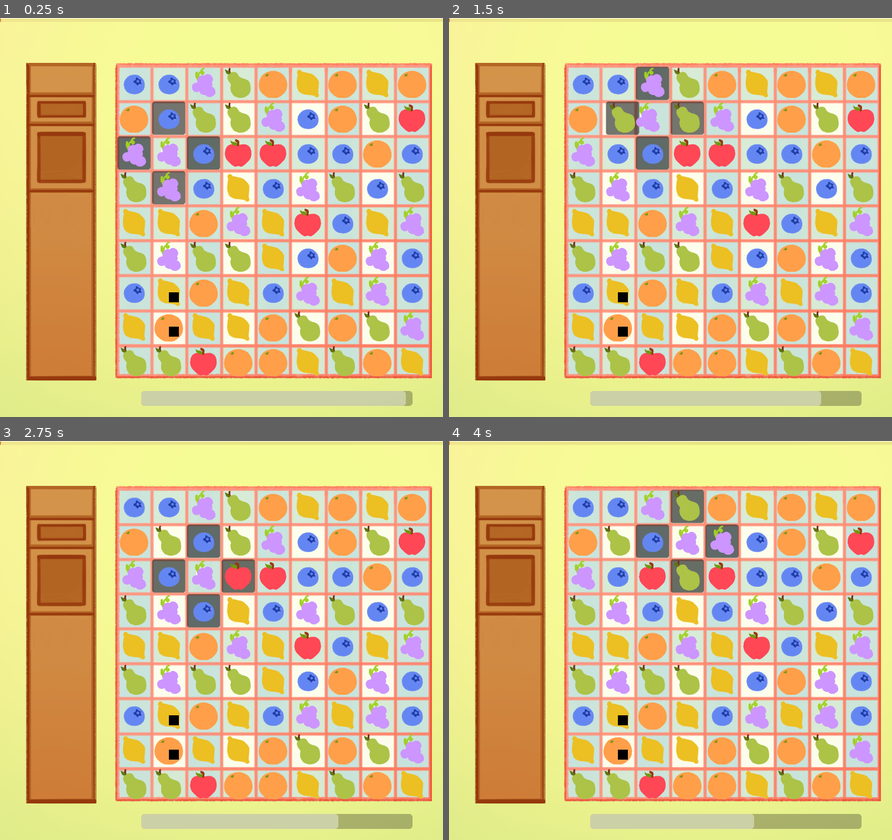
Above: before the commit, frames 1-4 (two rows, left to right).
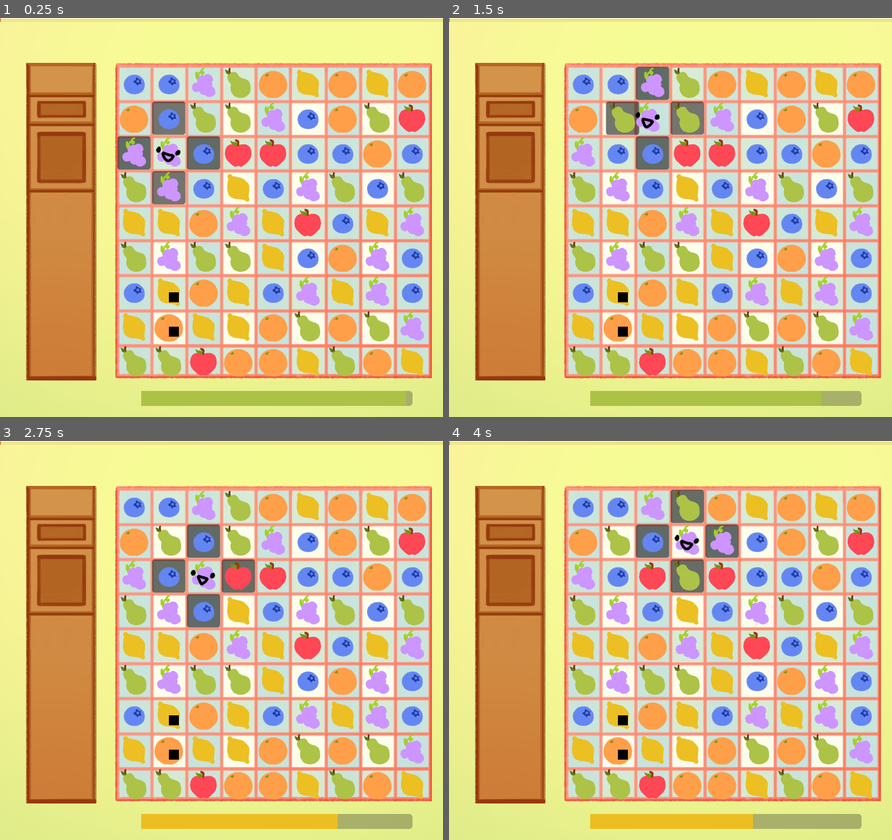
Above: after the commit, the same moments.

Repository: hulien22/gmtk2023
Game: Godot game, scene res://scenes/main.tscn
The game is run twice, just before and just after one commit, with the same random seed, the same clock (stepped at 60 frames per second) and the same inputs. The engine's default icon, where the game draws it, is replaced by a stand-in: a white triangle on a blue panel in a dark square.
Inputs (mouse positions are in pixels of both pictures, inside the frame that each line leads up to):
- Up to frame 1 (0.25 s): no input
- Up to frame 2 (1.5 s): click (617, 117) at 0.52 s; hold Right (player_movement_right) from 1.28 s (still down)
- Up to frame 3 (2.75 s): release Right (player_movement_right) at 2.03 s; hold S (player_movement_down) from 2.03 s (still down)
- Up to frame 4 (4 s): release S (player_movement_down) at 2.78 s; hold Right (player_movement_right) 2.78-3.53 s; hold Up (player_movement_up) from 3.53 s (still down)

The runs differ from the first frame. In frame 1, 2.3% of the frame differs, in the area x 31-92%, y 31-98%; in frame 2, 2.0%; in frame 3, 1.8%; in frame 4, 1.5%.

Commit message:
faces plus bar

Diff:
--- a/scenes/Tile.gd
+++ b/scenes/Tile.gd
@@ -64,9 +64,11 @@
 func set_is_player(enable:bool):
 	is_player = enable
 	if (is_player):
-		$Node/PlayerFace.visible = true
+		$Node/PlayerFaces.visible = true
+		$Node/PlayerFaces.set_animation("Happy")
+		$Node/PlayerFaces.play()
 	else:
-		$Node/PlayerFace.visible = false
+		$Node/PlayerFaces.visible = false
 
 func set_clickable(enable: bool):
 	#print(posn, enable)
--- a/scenes/Tile.tscn
+++ b/scenes/Tile.tscn
@@ -33,6 +33,118 @@
 [ext_resource type="Texture2D" uid="uid://4pbfa0ua5sj6" path="res://art/fruits/pear_vertical.png" id="28_872f0"]
 [ext_resource type="Texture2D" uid="uid://c2f8yhe4oy4vs" path="res://art/fruits/blueberry_vertical.png" id="29_o2sc3"]
 [ext_resource type="Texture2D" uid="uid://lckbate3aay8" path="res://art/fruits/grape_vertical.png" id="30_yx2e8"]
+[ext_resource type="Texture2D" uid="uid://cjlirb3vm5kkb" path="res://art/cold/cold0001.png" id="33_o0v6a"]
+[ext_resource type="Texture2D" uid="uid://bwibhip8cvc3b" path="res://art/cold/cold0002.png" id="34_ogsw4"]
+[ext_resource type="Texture2D" uid="uid://c1hnscaef8gfl" path="res://art/cold/cold0003.png" id="35_mar82"]
+[ext_resource type="Texture2D" uid="uid://usi7e5xu25gs" path="res://art/cold/cold0004.png" id="36_xf5ca"]
+[ext_resource type="Texture2D" uid="uid://coo7u1i3tjc1x" path="res://art/cold/cold0005.png" id="37_dusdi"]
+[ext_resource type="Texture2D" uid="uid://crehmu1eenj0x" path="res://art/cold/cold0006.png" id="38_bwgeo"]
+[ext_resource type="Texture2D" uid="uid://bt2s2u37tvw3x" path="res://art/cold/cold0007.png" id="39_iklli"]
+[ext_resource type="Texture2D" uid="uid://bt805d5ektl1a" path="res://art/cold/cold0008.png" id="40_4aynt"]
+[ext_resource type="Texture2D" uid="uid://cll47s6sjff2w" path="res://art/cold/cold0009.png" id="41_j78uh"]
+[ext_resource type="Texture2D" uid="uid://3cyegx6k1c4c" path="res://art/cold/cold0010.png" id="42_7nndh"]
+[ext_resource type="Texture2D" uid="uid://cothahb273r4d" path="res://art/cold/cold0011.png" id="43_ffteu"]
+[ext_resource type="Texture2D" uid="uid://blfuriu6lh0uu" path="res://art/cold/cold0012.png" id="44_68x1e"]
+[ext_resource type="Texture2D" uid="uid://bvxw2mek6qj0p" path="res://art/cold/cold0013.png" id="45_5tlr4"]
+[ext_resource type="Texture2D" uid="uid://bg1kd85hwofxa" path="res://art/cold/cold0014.png" id="46_rhxx7"]
+[ext_resource type="Texture2D" uid="uid://b1v06ek4i66xn" path="res://art/cold/cold0015.png" id="47_lndbn"]
+[ext_resource type="Texture2D" uid="uid://70uem3qhrudf" path="res://art/cold/cold0016.png" id="48_4rty6"]
+[ext_resource type="Texture2D" uid="uid://b3o07agp7m1at" path="res://art/cold/cold0017.png" id="49_kvjge"]
+[ext_resource type="Texture2D" uid="uid://fnmw8ura3uxb" path="res://art/cold/cold0018.png" id="50_rjwg6"]
+[ext_resource type="Texture2D" uid="uid://ckopo6g5kgplb" path="res://art/dead/dead0040.png" id="51_1eqh0"]
+[ext_resource type="Texture2D" uid="uid://beqadq84gvxhg" path="res://art/dead/dead0041.png" id="52_2joy1"]
+[ext_resource type="Texture2D" uid="uid://cymy5mh2jmekk" path="res://art/dead/dead0042.png" id="53_5qlal"]
+[ext_resource type="Texture2D" uid="uid://cdfaxnx4tqq0g" path="res://art/dead/dead0043.png" id="54_visw7"]
+[ext_resource type="Texture2D" uid="uid://deg5jfwhqnxab" path="res://art/dead/dead0044.png" id="55_xyog5"]
+[ext_resource type="Texture2D" uid="uid://b0qg6ob5d4hdw" path="res://art/dead/dead0045.png" id="56_gm3fv"]
+[ext_resource type="Texture2D" uid="uid://ch23lhnatpgw" path="res://art/dead/dead0046.png" id="57_ipfyn"]
+[ext_resource type="Texture2D" uid="uid://biwr0aj1jqf1" path="res://art/dead/dead0047.png" id="58_c8v3r"]
+[ext_resource type="Texture2D" uid="uid://dvv2j3ie2p8x6" path="res://art/dead/dead0048.png" id="59_vumkw"]
+[ext_resource type="Texture2D" uid="uid://b00hl8cy3krmv" path="res://art/dead/dead0049.png" id="60_6tx4c"]
+[ext_resource type="Texture2D" uid="uid://8m4tllo1t8cw" path="res://art/dead/dead0050.png" id="61_m4ma2"]
+[ext_resource type="Texture2D" uid="uid://dhe3yegb2aya8" path="res://art/dead/dead0001.png" id="62_1qw4f"]
+[ext_resource type="Texture2D" uid="uid://c1835h0ovqrak" path="res://art/dead/dead0002.png" id="63_a3fo6"]
+[ext_resource type="Texture2D" uid="uid://5qukoqy6v6j4" path="res://art/dead/dead0003.png" id="64_43xdu"]
+[ext_resource type="Texture2D" uid="uid://cxfcod5k0oxqx" path="res://art/dead/dead0004.png" id="65_64l85"]
+[ext_resource type="Texture2D" uid="uid://dueqctbfg00nt" path="res://art/dead/dead0005.png" id="66_havyo"]
+[ext_resource type="Texture2D" uid="uid://qcw3fe5kkstg" path="res://art/dead/dead0006.png" id="67_40vqy"]
+[ext_resource type="Texture2D" uid="uid://bqnulhduspgll" path="res://art/dead/dead0007.png" id="68_f7xjs"]
+[ext_resource type="Texture2D" uid="uid://da0qdvy5605p0" path="res://art/dead/dead0008.png" id="69_fjbnp"]
+[ext_resource type="Texture2D" uid="uid://c4lbhqe7lxvnk" path="res://art/dead/dead0009.png" id="70_f1w83"]
+[ext_resource type="Texture2D" uid="uid://bwrg7ulbk77fw" path="res://art/dead/dead0010.png" id="71_wlaci"]
+[ext_resource type="Texture2D" uid="uid://f8qq8tufixjo" path="res://art/dead/dead0011.png" id="72_5s6bb"]
+[ext_resource type="Texture2D" uid="uid://ciwemibv0jg8m" path="res://art/dead/dead0012.png" id="73_yi4gi"]
+[ext_resource type="Texture2D" uid="uid://dod8rm37k4t7m" path="res://art/dead/dead0013.png" id="74_f6ow1"]
+[ext_resource type="Texture2D" uid="uid://oj8p3bkt1gs6" path="res://art/dead/dead0014.png" id="75_lelul"]
+[ext_resource type="Texture2D" uid="uid://b8n3uvpyo4e5s" path="res://art/dead/dead0015.png" id="76_1yk7o"]
+[ext_resource type="Texture2D" uid="uid://dmocfw4yr56pe" path="res://art/dead/dead0016.png" id="77_5yasu"]
+[ext_resource type="Texture2D" uid="uid://cf4vt4y4mmhne" path="res://art/dead/dead0017.png" id="78_3vqa4"]
+[ext_resource type="Texture2D" uid="uid://1y73lhkdwb88" path="res://art/dead/dead0018.png" id="79_vbeqa"]
+[ext_resource type="Texture2D" uid="uid://biwogrumcu2jn" path="res://art/dead/dead0019.png" id="80_j2jsc"]
+[ext_resource type="Texture2D" uid="uid://ctnsa12mukn4s" path="res://art/dead/dead0020.png" id="81_d6sd0"]
+[ext_resource type="Texture2D" uid="uid://bfv280nyubmc6" path="res://art/dead/dead0021.png" id="82_lcj1f"]
+[ext_resource type="Texture2D" uid="uid://u7vh0v07ern8" path="res://art/dead/dead0022.png" id="83_iygwj"]
+[ext_resource type="Texture2D" uid="uid://by8t5os62gvds" path="res://art/dead/dead0023.png" id="84_cyccw"]
+[ext_resource type="Texture2D" uid="uid://br3imnvwfb27x" path="res://art/dead/dead0024.png" id="85_4vn50"]
+[ext_resource type="Texture2D" uid="uid://dgolhwsb66xhn" path="res://art/dead/dead0025.png" id="86_gu0v5"]
+[ext_resource type="Texture2D" uid="uid://ly6d8lrdwac1" path="res://art/dead/dead0026.png" id="87_cmr8f"]
+[ext_resource type="Texture2D" uid="uid://cddk7uj0x1kq7" path="res://art/dead/dead0027.png" id="88_10u7o"]
+[ext_resource type="Texture2D" uid="uid://c56e538aen0ot" path="res://art/dead/dead0028.png" id="89_1xtpj"]
+[ext_resource type="Texture2D" uid="uid://cx7ji0h0g1v83" path="res://art/dead/dead0029.png" id="90_2r1ps"]
+[ext_resource type="Texture2D" uid="uid://blwb7pf8lymcf" path="res://art/dead/dead0030.png" id="91_2fh0a"]
+[ext_resource type="Texture2D" uid="uid://d0fykgm5blc2r" path="res://art/dead/dead0031.png" id="92_3uo06"]
+[ext_resource type="Texture2D" uid="uid://bgade5cra2qjd" path="res://art/dead/dead0032.png" id="93_8lnmn"]
+[ext_resource type="Texture2D" uid="uid://dryioiwj7oivi" path="res://art/dead/dead0033.png" id="94_m3cls"]
+[ext_resource type="Texture2D" uid="uid://cuf5gfwj06vl5" path="res://art/dead/dead0034.png" id="95_74cso"]
+[ext_resource type="Texture2D" uid="uid://c6qkiixdwdsa1" path="res://art/dead/dead0035.png" id="96_a27oa"]
+[ext_resource type="Texture2D" uid="uid://buygbjoiyv8nu" path="res://art/dead/dead0036.png" id="97_tijed"]
+[ext_resource type="Texture2D" uid="uid://co03tyacu1xh4" path="res://art/dead/dead0037.png" id="98_rkgcb"]
+[ext_resource type="Texture2D" uid="uid://84r2cv1nwy4e" path="res://art/dead/dead0038.png" id="99_w7ot3"]
+[ext_resource type="Texture2D" uid="uid://bvj7286r4q3ti" path="res://art/dead/dead0039.png" id="100_v4v1s"]
+[ext_resource type="Texture2D" uid="uid://cmmjwgulgabpk" path="res://art/eyebrows/eyebrows0001.png" id="101_3dned"]
+[ext_resource type="Texture2D" uid="uid://c2abxdqx5q347" path="res://art/eyebrows/eyebrows0002.png" id="102_3ehdm"]
+[ext_resource type="Texture2D" uid="uid://byh845i5cwceb" path="res://art/eyebrows/eyebrows0003.png" id="103_orqtp"]
+[ext_resource type="Texture2D" uid="uid://junnnes42n01" path="res://art/eyebrows/eyebrows0004.png" id="104_m62qh"]
+[ext_resource type="Texture2D" uid="uid://bgoxvitpik76j" path="res://art/eyebrows/eyebrows0005.png" id="105_da8lb"]
+[ext_resource type="Texture2D" uid="uid://bq51avxdvxegu" path="res://art/eyebrows/eyebrows0006.png" id="106_qf8uk"]
+[ext_resource type="Texture2D" uid="uid://naiwafx71a6t" path="res://art/eyebrows/eyebrows0007.png" id="107_st1jb"]
+[ext_resource type="Texture2D" uid="uid://di6oi586jy7p4" path="res://art/eyebrows/eyebrows0008.png" id="108_d0eg6"]
+[ext_resource type="Texture2D" uid="uid://bkqwwww1si2u1" path="res://art/eyebrows/eyebrows0009.png" id="109_jllot"]
+[ext_resource type="Texture2D" uid="uid://bcqhtdpur5pcr" path="res://art/eyebrows/eyebrows0010.png" id="110_5tn41"]
+[ext_resource type="Texture2D" uid="uid://ckuhrlht14xum" path="res://art/eyebrows/eyebrows0011.png" id="111_ma738"]
+[ext_resource type="Texture2D" uid="uid://0blrvhhv2wyb" path="res://art/eyebrows/eyebrows0012.png" id="112_00yjy"]
+[ext_resource type="Texture2D" uid="uid://bn5lfr5dvhlnv" path="res://art/eyebrows/eyebrows0013.png" id="113_dnohv"]
+[ext_resource type="Texture2D" uid="uid://dpsii66ldimev" path="res://art/eyebrows/eyebrows0014.png" id="114_poqfg"]
+[ext_resource type="Texture2D" uid="uid://bryr5c0vgeqm1" path="res://art/eyebrows/eyebrows0015.png" id="115_eu77h"]
+[ext_resource type="Texture2D" uid="uid://cehhqwplwa446" path="res://art/eyebrows/eyebrows0016.png" id="116_vsbcc"]
+[ext_resource type="Texture2D" uid="uid://8kfeplvnwk65" path="res://art/fear/panic0001.png" id="117_42krk"]
+[ext_resource type="Texture2D" uid="uid://cfc31ke48hmfc" path="res://art/fear/panic0002.png" id="118_gb8yg"]
+[ext_resource type="Texture2D" uid="uid://6f55a3tn4xtq" path="res://art/fear/panic0003.png" id="119_bm82c"]
+[ext_resource type="Texture2D" uid="uid://btvuqbvkfi36p" path="res://art/fear/panic0004.png" id="120_ecoyt"]
+[ext_resource type="Texture2D" uid="uid://dn1pvvit3qq50" path="res://art/fear/panic0005.png" id="121_864iq"]
+[ext_resource type="Texture2D" uid="uid://ddhwguknhaah6" path="res://art/fear/panic0006.png" id="122_80c6u"]
+[ext_resource type="Texture2D" uid="uid://dho8ouwbww4dt" path="res://art/fear/panic0007.png" id="123_pj7l2"]
+[ext_resource type="Texture2D" uid="uid://c2fxeykwivkvb" path="res://art/fear/panic0008.png" id="124_m2nun"]
+[ext_resource type="Texture2D" uid="uid://b76q4gpud243a" path="res://art/fear/panic0009.png" id="125_mhamd"]
+[ext_resource type="Texture2D" uid="uid://78ek0eerj6s8" path="res://art/fear/panic0010.png" id="126_lxadw"]
+[ext_resource type="Texture2D" uid="uid://cxhxfli5iqy3j" path="res://art/fear/panic0011.png" id="127_wsm5a"]
+[ext_resource type="Texture2D" uid="uid://dng2b3lvgkrh1" path="res://art/fear/panic0012.png" id="128_ctlgv"]
+[ext_resource type="Texture2D" uid="uid://c0oloiwusev5g" path="res://art/happy/happy0001.png" id="129_qhv0f"]
+[ext_resource type="Texture2D" uid="uid://w34nwrrx0fmq" path="res://art/happy/happy0002.png" id="130_kk5bm"]
+[ext_resource type="Texture2D" uid="uid://b421vpb0vtpqs" path="res://art/happy/happy0003.png" id="131_htabm"]
+[ext_resource type="Texture2D" uid="uid://dqrltc5ljw0i4" path="res://art/happy/happy0004.png" id="132_v4isi"]
+[ext_resource type="Texture2D" uid="uid://daagdu3h0jx1m" path="res://art/happy/happy0005.png" id="133_u3a3f"]
+[ext_resource type="Texture2D" uid="uid://c5c7w4n8k2kbn" path="res://art/happy/happy0006.png" id="134_kdft7"]
+[ext_resource type="Texture2D" uid="uid://cd3jsu2cbiokx" path="res://art/happy/happy0007.png" id="135_8yqs3"]
+[ext_resource type="Texture2D" uid="uid://d0qgox36hpf8c" path="res://art/happy/happy0008.png" id="136_gqbs7"]
+[ext_resource type="Texture2D" uid="uid://doo18rtypxmm2" path="res://art/happy/happy0009.png" id="137_c84fx"]
+[ext_resource type="Texture2D" uid="uid://b1kwgj3c8g2tv" path="res://art/happy/happy0010.png" id="138_vo0cf"]
+[ext_resource type="Texture2D" uid="uid://81nhxns22jjx" path="res://art/happy/happy0011.png" id="139_5f3bp"]
+[ext_resource type="Texture2D" uid="uid://bmkucomdib72x" path="res://art/happy/happy0012.png" id="140_lmgxm"]
+[ext_resource type="Texture2D" uid="uid://b7qv1y5d134rr" path="res://art/happy/happy0013.png" id="141_j85c6"]
+[ext_resource type="Texture2D" uid="uid://cpbt1xqtf6eqw" path="res://art/happy/happy0014.png" id="142_t226h"]
+[ext_resource type="Texture2D" uid="uid://di380ksxab1pk" path="res://art/happy/happy0015.png" id="143_ai5t5"]
+[ext_resource type="Texture2D" uid="uid://cf0jirvcme0g8" path="res://art/happy/happy0016.png" id="144_duy8a"]
 
 [sub_resource type="SpriteFrames" id="SpriteFrames_in7oa"]
 animations = [{
@@ -150,6 +262,408 @@
 "loop": true,
 "name": &"VerticalBomb",
 "speed": 5.0
+}]
+
+[sub_resource type="SpriteFrames" id="SpriteFrames_k0evb"]
+animations = [{
+"frames": [{
+"duration": 1.0,
+"texture": ExtResource("33_o0v6a")
+}, {
+"duration": 1.0,
+"texture": ExtResource("34_ogsw4")
+}, {
+"duration": 1.0,
+"texture": ExtResource("35_mar82")
+}, {
+"duration": 1.0,
+"texture": ExtResource("36_xf5ca")
+}, {
+"duration": 1.0,
+"texture": ExtResource("37_dusdi")
+}, {
+"duration": 1.0,
+"texture": ExtResource("38_bwgeo")
+}, {
+"duration": 1.0,
+"texture": ExtResource("39_iklli")
+}, {
+"duration": 1.0,
+"texture": ExtResource("40_4aynt")
+}, {
+"duration": 1.0,
+"texture": ExtResource("41_j78uh")
+}, {
+"duration": 1.0,
+"texture": ExtResource("42_7nndh")
+}, {
+"duration": 1.0,
+"texture": ExtResource("43_ffteu")
+}, {
+"duration": 1.0,
+"texture": ExtResource("44_68x1e")
+}, {
+"duration": 1.0,
+"texture": ExtResource("45_5tlr4")
+}, {
+"duration": 1.0,
+"texture": ExtResource("46_rhxx7")
+}, {
+"duration": 1.0,
+"texture": ExtResource("47_lndbn")
+}, {
+"duration": 1.0,
+"texture": ExtResource("48_4rty6")
+}, {
+"duration": 1.0,
+"texture": ExtResource("49_kvjge")
+}, {
+"duration": 1.0,
+"texture": ExtResource("50_rjwg6")
+}],
+"loop": true,
+"name": &"Cold",
+"speed": 30.0
+}, {
+"frames": [{
+"duration": 1.0,
+"texture": ExtResource("51_1eqh0")
+}, {
+"duration": 1.0,
+"texture": ExtResource("52_2joy1")
+}, {
+"duration": 1.0,
+"texture": ExtResource("53_5qlal")
+}, {
+"duration": 1.0,
+"texture": ExtResource("54_visw7")
+}, {
+"duration": 1.0,
+"texture": ExtResource("55_xyog5")
+}, {
+"duration": 1.0,
+"texture": ExtResource("56_gm3fv")
+}, {
+"duration": 1.0,
+"texture": ExtResource("57_ipfyn")
+}, {
+"duration": 1.0,
+"texture": ExtResource("58_c8v3r")
+}, {
+"duration": 1.0,
+"texture": ExtResource("59_vumkw")
+}, {
+"duration": 1.0,
+"texture": ExtResource("60_6tx4c")
+}, {
+"duration": 1.0,
+"texture": ExtResource("61_m4ma2")
+}],
+"loop": true,
+"name": &"Dead",
+"speed": 30.0
+}, {
+"frames": [{
+"duration": 1.0,
+"texture": ExtResource("62_1qw4f")
+}, {
+"duration": 1.0,
+"texture": ExtResource("63_a3fo6")
+}, {
+"duration": 1.0,
+"texture": ExtResource("64_43xdu")
+}, {
+"duration": 1.0,
+"texture": ExtResource("65_64l85")
+}, {
+"duration": 1.0,
+"texture": ExtResource("66_havyo")
+}, {
+"duration": 1.0,
+"texture": ExtResource("67_40vqy")
+}, {
+"duration": 1.0,
+"texture": ExtResource("68_f7xjs")
+}, {
+"duration": 1.0,
+"texture": ExtResource("69_fjbnp")
+}, {
+"duration": 1.0,
+"texture": ExtResource("70_f1w83")
+}, {
+"duration": 1.0,
+"texture": ExtResource("71_wlaci")
+}, {
+"duration": 1.0,
+"texture": ExtResource("72_5s6bb")
+}, {
+"duration": 1.0,
+"texture": ExtResource("73_yi4gi")
+}, {
+"duration": 1.0,
+"texture": ExtResource("74_f6ow1")
+}, {
+"duration": 1.0,
+"texture": ExtResource("75_lelul")
+}, {
+"duration": 1.0,
+"texture": ExtResource("76_1yk7o")
+}, {
+"duration": 1.0,
+"texture": ExtResource("77_5yasu")
+}, {
+"duration": 1.0,
+"texture": ExtResource("78_3vqa4")
+}, {
+"duration": 1.0,
+"texture": ExtResource("79_vbeqa")
+}, {
+"duration": 1.0,
+"texture": ExtResource("80_j2jsc")
+}, {
+"duration": 1.0,
+"texture": ExtResource("81_d6sd0")
+}, {
+"duration": 1.0,
+"texture": ExtResource("82_lcj1f")
+}, {
+"duration": 1.0,
+"texture": ExtResource("83_iygwj")
+}, {
+"duration": 1.0,
+"texture": ExtResource("84_cyccw")
+}, {
+"duration": 1.0,
+"texture": ExtResource("85_4vn50")
+}, {
+"duration": 1.0,
+"texture": ExtResource("86_gu0v5")
+}, {
+"duration": 1.0,
+"texture": ExtResource("87_cmr8f")
+}, {
+"duration": 1.0,
+"texture": ExtResource("88_10u7o")
+}, {
+"duration": 1.0,
+"texture": ExtResource("89_1xtpj")
+}, {
+"duration": 1.0,
+"texture": ExtResource("90_2r1ps")
+}, {
+"duration": 1.0,
+"texture": ExtResource("91_2fh0a")
+}, {
+"duration": 1.0,
+"texture": ExtResource("92_3uo06")
+}, {
+"duration": 1.0,
+"texture": ExtResource("93_8lnmn")
+}, {
+"duration": 1.0,
+"texture": ExtResource("94_m3cls")
+}, {
+"duration": 1.0,
+"texture": ExtResource("95_74cso")
+}, {
+"duration": 1.0,
+"texture": ExtResource("96_a27oa")
+}, {
+"duration": 1.0,
+"texture": ExtResource("97_tijed")
+}, {
+"duration": 1.0,
+"texture": ExtResource("98_rkgcb")
+}, {
+"duration": 1.0,
+"texture": ExtResource("99_w7ot3")
+}, {
+"duration": 1.0,
+"texture": ExtResource("100_v4v1s")
+}, {
+"duration": 1.0,
+"texture": ExtResource("51_1eqh0")
+}, {
+"duration": 1.0,
+"texture": ExtResource("52_2joy1")
+}, {
+"duration": 1.0,
+"texture": ExtResource("53_5qlal")
+}, {
+"duration": 1.0,
+"texture": ExtResource("54_visw7")
+}, {
+"duration": 1.0,
+"texture": ExtResource("55_xyog5")
+}, {
+"duration": 1.0,
+"texture": ExtResource("56_gm3fv")
+}, {
+"duration": 1.0,
+"texture": ExtResource("57_ipfyn")
+}, {
+"duration": 1.0,
+"texture": ExtResource("58_c8v3r")
+}, {
+"duration": 1.0,
+"texture": ExtResource("59_vumkw")
+}, {
+"duration": 1.0,
+"texture": ExtResource("60_6tx4c")
+}, {
+"duration": 1.0,
+"texture": ExtResource("61_m4ma2")
+}],
+"loop": true,
+"name": &"Dieing",
+"speed": 30.0
+}, {
+"frames": [{
+"duration": 1.0,
+"texture": ExtResource("101_3dned")
+}, {
+"duration": 1.0,
+"texture": ExtResource("102_3ehdm")
+}, {
+"duration": 1.0,
+"texture": ExtResource("103_orqtp")
+}, {
+"duration": 1.0,
+"texture": ExtResource("104_m62qh")
+}, {
+"duration": 1.0,
+"texture": ExtResource("105_da8lb")
+}, {
+"duration": 1.0,
+"texture": ExtResource("106_qf8uk")
+}, {
+"duration": 1.0,
+"texture": ExtResource("107_st1jb")
+}, {
+"duration": 1.0,
+"texture": ExtResource("108_d0eg6")
+}, {
+"duration": 1.0,
+"texture": ExtResource("109_jllot")
+}, {
+"duration": 1.0,
+"texture": ExtResource("110_5tn41")
+}, {
+"duration": 1.0,
+"texture": ExtResource("111_ma738")
+}, {
+"duration": 1.0,
+"texture": ExtResource("112_00yjy")
+}, {
+"duration": 1.0,
+"texture": ExtResource("113_dnohv")
+}, {
+"duration": 1.0,
+"texture": ExtResource("114_poqfg")
+}, {
+"duration": 1.0,
+"texture": ExtResource("115_eu77h")
+}, {
+"duration": 1.0,
+"texture": ExtResource("116_vsbcc")
+}],
+"loop": true,
+"name": &"Eyebrows",
+"speed": 30.0
+}, {
+"frames": [{
+"duration": 1.0,
+"texture": ExtResource("117_42krk")
+}, {
+"duration": 1.0,
+"texture": ExtResource("118_gb8yg")
+}, {
+"duration": 1.0,
+"texture": ExtResource("119_bm82c")
+}, {
+"duration": 1.0,
+"texture": ExtResource("120_ecoyt")
+}, {
+"duration": 1.0,
+"texture": ExtResource("121_864iq")
+}, {
+"duration": 1.0,
+"texture": ExtResource("122_80c6u")
+}, {
+"duration": 1.0,
+"texture": ExtResource("123_pj7l2")
+}, {
+"duration": 1.0,
+"texture": ExtResource("124_m2nun")
+}, {
+"duration": 1.0,
+"texture": ExtResource("125_mhamd")
+}, {
+"duration": 1.0,
+"texture": ExtResource("126_lxadw")
+}, {
+"duration": 1.0,
+"texture": ExtResource("127_wsm5a")
+}, {
+"duration": 1.0,
+"texture": ExtResource("128_ctlgv")
+}],
+"loop": true,
+"name": &"Fear",
+"speed": 30.0
+}, {
+"frames": [{
+"duration": 1.0,
+"texture": ExtResource("129_qhv0f")
+}, {
+"duration": 1.0,
+"texture": ExtResource("130_kk5bm")
+}, {
+"duration": 1.0,
+"texture": ExtResource("131_htabm")
+}, {
+"duration": 1.0,
+"texture": ExtResource("132_v4isi")
+}, {
+"duration": 1.0,
+"texture": ExtResource("133_u3a3f")
+}, {
+"duration": 1.0,
+"texture": ExtResource("134_kdft7")
+}, {
+"duration": 1.0,
+"texture": ExtResource("135_8yqs3")
+}, {
+"duration": 1.0,
+"texture": ExtResource("136_gqbs7")
+}, {
+"duration": 1.0,
+"texture": ExtResource("137_c84fx")
+}, {
+"duration": 1.0,
+"texture": ExtResource("138_vo0cf")
+}, {
+"duration": 1.0,
+"texture": ExtResource("139_5f3bp")
+}, {
+"duration": 1.0,
+"texture": ExtResource("140_lmgxm")
+}, {
+"duration": 1.0,
+"texture": ExtResource("141_j85c6")
+}, {
+"duration": 1.0,
+"texture": ExtResource("142_t226h")
+}, {
+"duration": 1.0,
+"texture": ExtResource("143_ai5t5")
+}, {
+"duration": 1.0,
+"texture": ExtResource("144_duy8a")
+}],
+"loop": true,
+"name": &"Happy",
+"speed": 30.0
 }]
 
 [sub_resource type="Shader" id="Shader_7hyna"]
@@ -427,6 +941,7 @@
 texture = ExtResource("3_o0d2q")
 
 [node name="PlayerFace" type="ColorRect" parent="Node"]
+visible = false
 offset_left = -9.0
 offset_top = -10.0
 offset_right = 9.0
@@ -449,7 +964,13 @@
 position = Vector2(-7.62939e-06, -7.62939e-06)
 scale = Vector2(0.345455, 0.345455)
 sprite_frames = SubResource("SpriteFrames_in7oa")
-animation = &"DestroyerBomb"
+animation = &"Fruit"
+
+[node name="PlayerFaces" type="AnimatedSprite2D" parent="Node"]
+position = Vector2(-187, -15)
+scale = Vector2(0.5, 0.5)
+sprite_frames = SubResource("SpriteFrames_k0evb")
+animation = &"Happy"
 
 [node name="GPUParticles2D" type="GPUParticles2D" parent="."]
 emitting = false
--- a/scenes/TimerBar.gd
+++ b/scenes/TimerBar.gd
@@ -1,6 +1,12 @@
 extends ProgressBar
 
 var timer_node: Timer
+
+var sb: StyleBoxFlat
+
+func _ready():
+	sb = StyleBoxFlat.new()
+	add_theme_stylebox_override("fill", sb)
 
 func set_timer_node(tn):
 	timer_node = tn
@@ -8,3 +14,17 @@
 # Called every frame. 'delta' is the elapsed time since the previous frame.
 func _process(_delta):
 	value = timer_node.time_left / timer_node.wait_time * 100.0
+
+#	https://ask.godotengine.org/61430/how-make-progressbar-gradually-change-color-based-on-value
+#	var color = lerp(Color.RED, Color.GREEN, ratio)
+	var color = Color('fe4756')
+	if (ratio > 0.75):
+		color = Color('abc247') # maybe 48C247?
+	elif (ratio > 0.5):
+		color = Color('ebbe22')
+	elif (ratio > 0.25):
+		color = Color('fe9e49')
+
+	sb.bg_color = color
+
+# red fe4756  orange fe9e49  yellow ebbe22  green abc247
--- a/scenes/main.gd
+++ b/scenes/main.gd
@@ -62,6 +62,8 @@
 	# TODO animate the tiles or smth
 	$Swap1.position = $Grid2.global_posn_from_grid(finger_swap[0])
 	$Swap2.position = $Grid2.global_posn_from_grid(finger_swap[1])
+	$Swap1.visible = true
+	$Swap2.visible = true
 	print("finger will swap: ", finger_swap)
 	can_click = true
 	$Grid2.set_clickable_tiles()
@@ -85,6 +87,8 @@
 		end_finger_turn()
 
 func _on_fingerclick_complete():
+	$Swap1.visible = false
+	$Swap2.visible = false
 	$Grid2.swap_tiles(finger_swap[0], finger_swap[1], true)
 	$FingerMoveTimer.start()
 
@@ -123,6 +127,8 @@
 		await get_tree().create_timer(0.4).timeout
 
 func select_finger_swap():
+	# TODO do we need to be smarter about this to stop player from just corner camping?
+	# Maybe adding bombs will be enough?
 	var max_score = 0
 	var best_move: Array[Vector2] = [Vector2(0, 0), Vector2(1, 0)]
 	for h in $Grid2.height-1:
--- a/scenes/main.tscn
+++ b/scenes/main.tscn
@@ -70,6 +70,7 @@
 offset_top = 673.0
 offset_right = 745.0
 offset_bottom = 700.0
+value = 100.0
 show_percentage = false
 script = ExtResource("5_7i0ym")
 
Not shown: 1 places in scenes/Tile.tscn that only renumber resources
